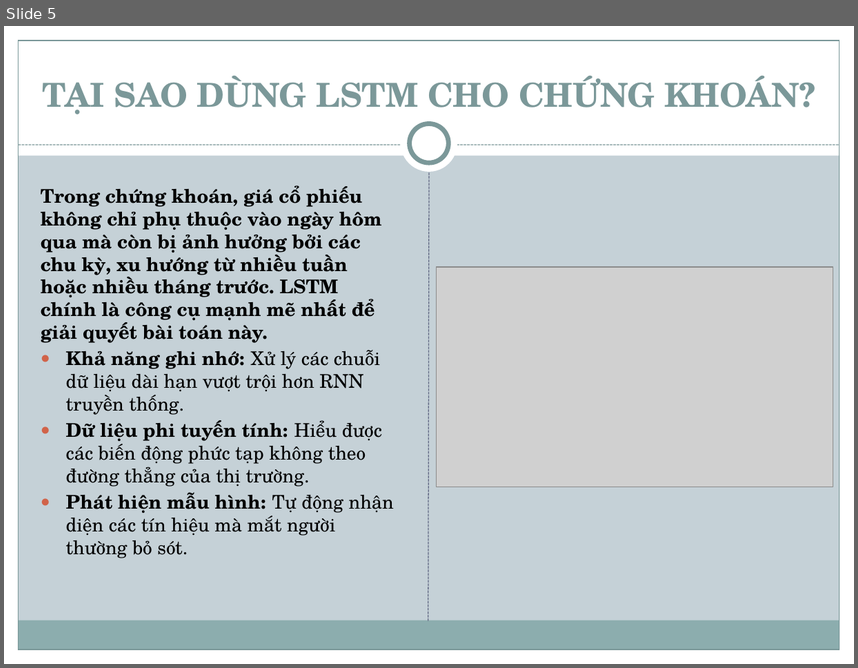
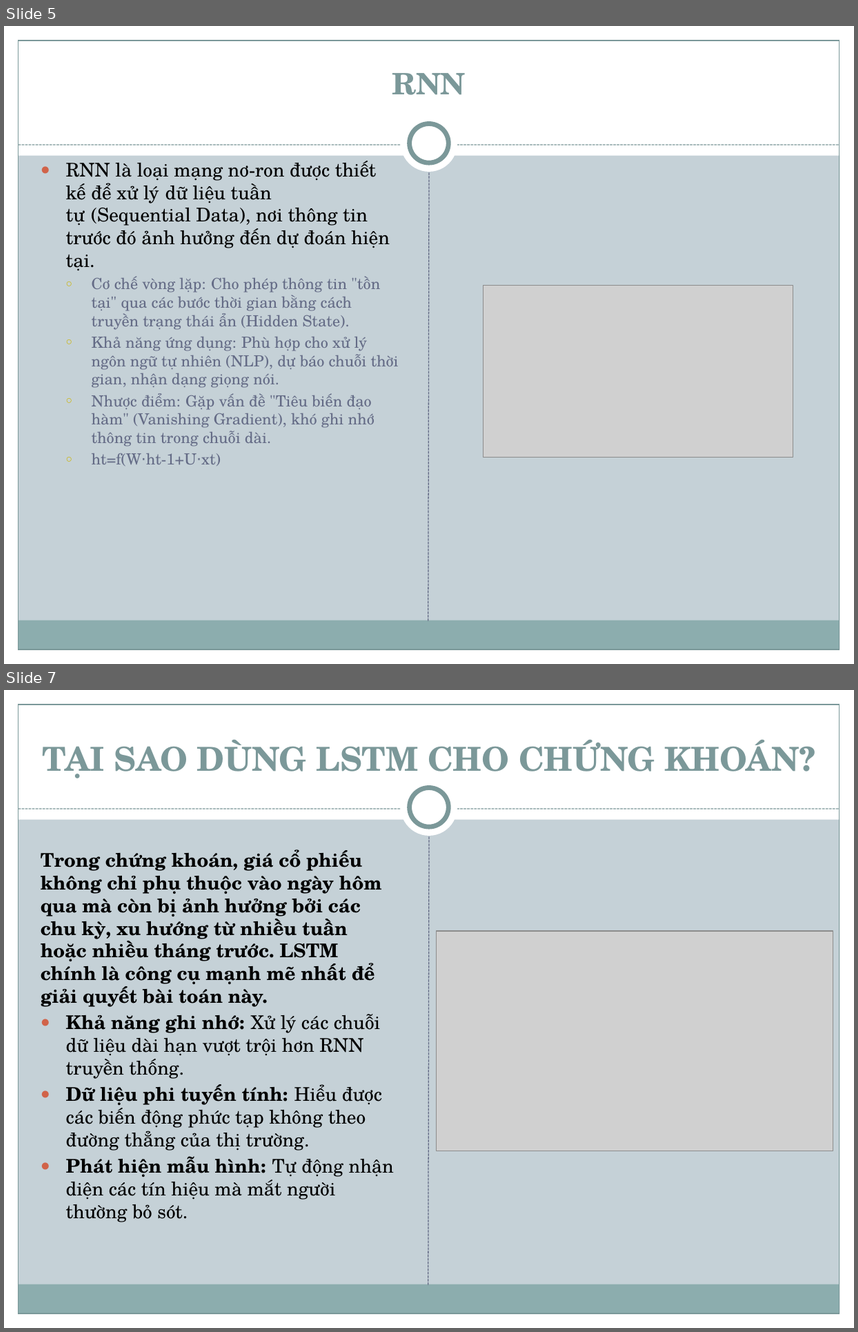
Before and after one commit to hoangdo1208/HStockPricePredictor, a slide deck: report/Ứng dụng LSTM trong Phân tích kỹ thuật - Do Manh Hoang.pptx. Shown one above the other, each under a label of ours: slide 5 before the commit, slides 5 and 7 after it; the slides between them are not shown. The pictures are 858x668 and 858x1332 pixels, drawn with LibreOffice and Linux fonts; fonts in the diff are those of the drawing; grey boxes stand for pictures. Boxes give left, top, right and bottom in pixels: in the first picture for what was removed or moved away, otherwise in the second. Text is boxed around its words. In the diff, an @@ line names an element or a change of style, - is before the commit and + after.

```diff
--- a/report/Ứng dụng LSTM trong Phân tích kỹ thuật - Do Manh Hoang.pptx
+++ b/report/Ứng dụng LSTM trong Phân tích kỹ thuật - Do Manh Hoang.pptx
@@ slide 5 added at (x1=4, y1=26, x2=854, y2=664), background #C5D1D7; not listed: 10 template elements that a slide beside it also shows @@
@@ title added at (x1=392, y1=73, x2=466, y2=95), 25 pt, text #7C999A, bold @@
+RNN
@@ text added at (x1=66, y1=161, x2=399, y2=466), 13 pt, text #646B86 @@
+● RNN là loại mạng nơ-ron được thiết kế để xử lý dữ liệu tuần tự (Sequential Data), nơi thông tin trước đó ảnh hưởng đến dự đoán hiện tại.
+  ○ Cơ chế vòng lặp: Cho phép thông tin "tồn tại" qua các bước thời gian bằng cách truyền trạng thái ẩn (Hidden State).
+  ○ Khả năng ứng dụng: Phù hợp cho xử lý ngôn ngữ tự nhiên (NLP), dự báo chuỗi thời gian, nhận dạng giọng nói.
+  ○ Nhược điểm: Gặp vấn đề "Tiêu biến đạo hàm" (Vanishing Gradient), khó ghi nhớ thông tin trong chuỗi dài.
+  ○ ht=f(W⋅ht-1+U⋅xt)
@@ picture added at (x1=484, y1=285, x2=794, y2=457) @@
@@ what was slide 5 is now slide 7 @@
```
Also in this commit, not shown: 1 other slide added.
